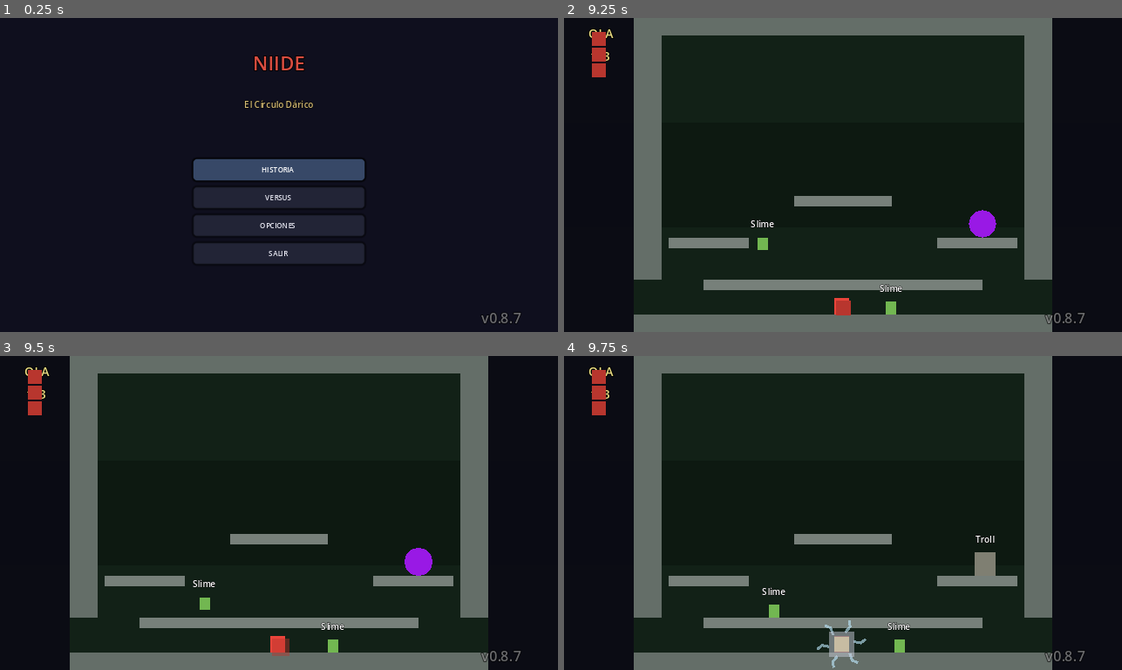
Above: before the commit, frames 1-4 (two rows, left to right).
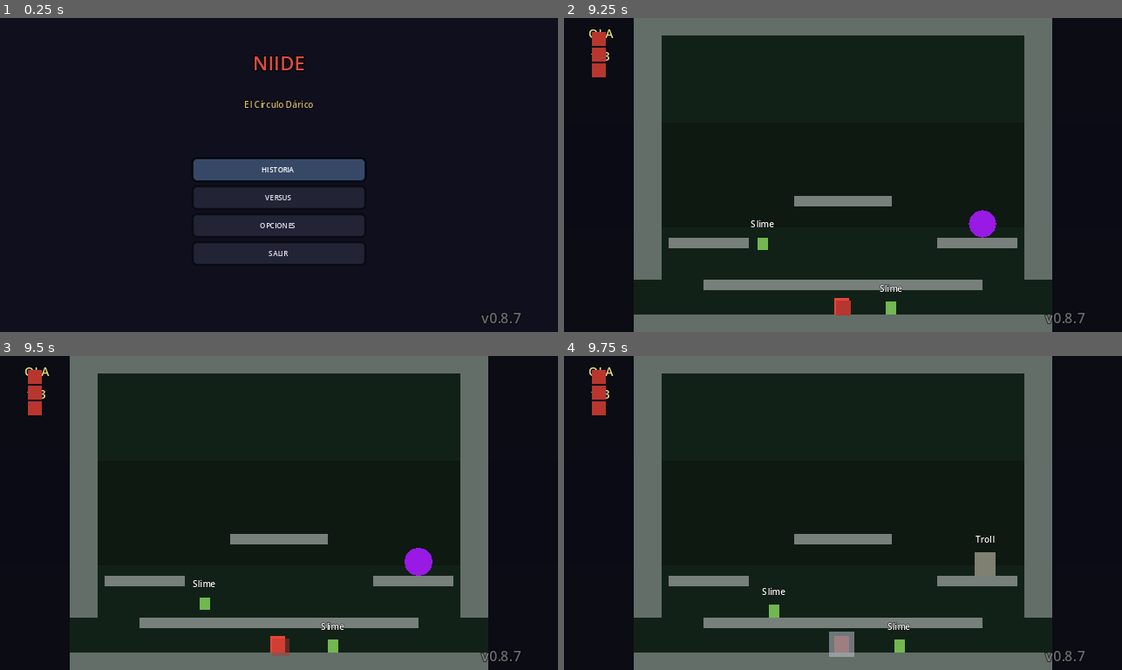
Above: after the commit, the same moments.

Repository: ArtvsMagnvs/MyTowerFall
Game: Godot game, scene res://scenes/ui/MainMenu.tscn
The game is run twice, just before and just after one commit, with the same random seed, the same clock (stepped at 60 frames per second) and the same inputs.
Inputs (mouse positions are in pixels of both pictures, inside the frame that each line leads up to):
- Up to frame 1 (0.25 s): no input
- Up to frame 2 (9.25 s): click "HISTORIA" at 0.5 s; tap Enter at 1.25, 3.5, 3.6, 8.1 s; move the mouse to (965, 159) at 1.27 s; hold D (p1_right) 1.28-2.78 s; tap Shift (p1_dash) at 1.35, 5.85 s; click (965, 159) at 1.42 s; tap Space at 1.52, 2.27, 2.75, 3.77, 4.52, 5, 5.27, 6.77, 7.52, 8.27 s; move the mouse to (731, 190) at 2.02 s; tap Q at 2.1, 6.6 s; move the mouse to (898, 105) at 2.77 s; hold A (p1_left) 2.78-3.53 s; tap E at 2.85, 7.35 s; move the mouse to (815, 237) at 3.52 s; hold D (p1_right) 3.53-5.03 s; click (815, 237) at 3.67 s; move the mouse to (1010, 222) at 4.27 s; tap K at 4.35, 8.85 s; move the mouse to (675, 127) at 5.02 s; hold A (p1_left) 5.03-5.78 s; tap L at 5.1 s; move the mouse to (870, 175) at 5.77 s; hold D (p1_right) 5.78-6.53 s; click (870, 175) at 5.92 s; move the mouse to (759, 96) at 6.52 s; hold A (p1_left) 6.53-8.03 s; move the mouse to (965, 159) at 7.27 s; move the mouse to (731, 190) at 8.02 s; hold D (p1_right) from 8.03 s (still down); click (731, 190) at 8.17 s; move the mouse to (898, 105) at 8.77 s
- Up to frame 3 (9.5 s): keep holding D (p1_right)
- Up to frame 4 (9.75 s): keep holding D (p1_right); move the mouse to (815, 575) at 9.52 s; tap L at 9.6 s

Frames 1-3 are identical in both runs. In frame 4, 0.3% of the frame differs, in the area x 45-55%, y 84-100%.

Commit message:
v0.8.7.4.2: eliminar mini-carga con rayos en respawn (tapaba la onda)
Bug introducido en V0.8.7.4: añadi una 'mini-carga con rayos electricos
decorativos' (6 rayos zigzagueantes rotando + pulso cuadrado amarillo,
0.5s) entre el desvanecimiento de la gema y la onda expansiva. Era ruido
creativo mio, NO estaba en el spec original del juego (el respawn siempre
fue 'onda expansiva + blink' desde V0.2).

Ademas, como el callback del tween lanzaba _play_mini_charge() y acto
seguido player.respawn(target) en paralelo (no en serie), el 'remolino'
de rayos brillantes dominaba 0.5s de pantalla y la onda expansiva de
0.12s quedaba visualmente enterrada debajo. Para el usuario parecia que
la onda se habia reemplazado por el remolino.

Fix: eliminada la funcion _play_mini_charge() y su llamada en
scripts/ui/StoryMatch.gd y scripts/ui/VersusMatch.gd. La gema se
desvanece y el callback encadena directamente con player.respawn(target).
La onda expansiva vuelve a ser el unico momento visual del respawn.

Secuencia final: gema viaja al cuerpo (0.9s) -> cuerpo se eleva (0.3s)
+ gema crece con aura (1s) -> onda expansiva + blink (lo que siempre
debio ser).

Version 0.8.7.4.1 -> 0.8.7.4.2.

Diff:
--- a/project.godot
+++ b/project.godot
@@ -11,7 +11,7 @@
 run/main_scene="res://scenes/ui/MainMenu.tscn"
 config/features=PackedStringArray("4.3", "GL Compatibility")
 config/icon="res://icon.svg"
-config/version="0.8.7.4.1"
+config/version="0.8.7.4.2"
 
 [autoload]
 
--- a/scripts/ui/StoryMatch.gd
+++ b/scripts/ui/StoryMatch.gd
@@ -129,9 +129,10 @@
 	var target: Vector2 = _level.safe_respawn_pos(corpse_pos)
 	var start := _hud.life_anchor(1)
 	# V0.8.7.4: la gema viaja al CUERPO (no al safe pos). Al llegar se ejecuta la nueva
-	# secuencia visual: elevación del cadáver, aura de la gema, mini-carga con rayos
-	# eléctricos, y finalmente el respawn (onda expansiva + blink). El respawn ocurre
-	# en `target` (safe pos) para evitar spawnear dentro de geometría.
+	# secuencia visual: elevación del cadáver, aura de la gema, y finalmente el
+	# respawn (onda expansiva + blink). El respawn ocurre en `target` (safe pos)
+	# para evitar spawnear dentro de geometría.
+	# V0.8.7.4.2: la "mini-carga con rayos eléctricos" eliminada — tapaba la onda.
 	var ball := _make_gem(start, _player.body_color)
 	_level.add_child(ball)
 	var corpse_node: Node2D = _player._last_corpse if is_instance_valid(_player._last_corpse) else null
@@ -141,7 +142,9 @@
 ## V0.8.7.4: secuencia visual de respawn.
 ## 1. Gema viaja al cuerpo (0.9s, misma curva que antes).
 ## 2. Al llegar: cuerpo se eleva + se ilumina (0.3s), gema crece con aura (1s total).
-## 3. Gema desaparece, mini-carga con rayos eléctricos decorativos (0.5s).
+## 3. Gema desaparece y el jugador aparece con la onda expansiva + blink.
+##    (V0.8.7.4 original incluía una "mini-carga con rayos eléctricos" de 0.5s
+##     entre el paso 2 y el 3; eliminada en V0.8.7.4.2 porque tapaba la onda.)
 ## 4. Player respawn (onda expansiva existente + blink de invuln 1.5s existente).
 ## Los rayos son puramente decorativos (sin hitbox) — la onda expansiva sigue siendo
 ## el momento letal. Las animaciones de "cuerpo flotando" y "durante la onda" son
@@ -187,59 +190,15 @@
 	tw_ball.set_parallel(true)
 	tw_ball.tween_property(ball, "scale", Vector2(1.7, 1.7), 1.0).set_trans(Tween.TRANS_SINE)
 	tw_ball.tween_property(ball, "modulate:a", 0.0, 0.4).set_delay(0.6)
-	# Paso 3: mini-carga con rayos eléctricos decorativos (0.5s).
-	# Los rayos son un anillo de líneas zigzagueantes que rota. Sin hitbox.
-	# TODO pixel art: la "mini-carga" debería ser sprite único de "carga sobre cuerpo".
+	# Paso 3 (V0.8.7.4.2): sin mini-carga intermedia — la gema se desvanece y el
+	# jugador aparece directamente con la onda expansiva + blink de su respawn()
+	# estándar. El "remolino de rayos" de V0.8.7.4 era ruido creativo que tapaba la
+	# propia onda; eliminado en StoryMatch y VersusMatch.
 	tw_ball.chain().tween_callback(func() -> void:
 		ball.queue_free()
 		if is_instance_valid(aura): aura.queue_free()
-		_play_mini_charge(target)
-		# V0.8.7.4 fix: respawn() estándar — _play_floating_vfx() ya está incluido.
 		if is_instance_valid(player):
 			player.respawn(target))
-
-## V0.8.7.4: mini-carga con rayos eléctricos decorativos (0.5s) en `target`.
-## Dos elementos visuales: anillo de rayos zigzagueantes que rota + pulso circular.
-func _play_mini_charge(target: Vector2) -> void:
-	# Rayos: 6 líneas zigzagueantes alrededor del punto, rotando en círculo.
-	var rays_container := Node2D.new()
-	rays_container.global_position = target
-	rays_container.modulate = Color(1, 1, 1, 0.0)   # fade in
-	_level.add_child(rays_container)
-	var n_rays := 6
-	for i in n_rays:
-		var ray := Line2D.new()
-		var ang := TAU * i / n_rays
-		# Zigzag: tres puntos, el del medio sobresale hacia afuera.
-		var inner := Vector2.RIGHT.rotated(ang) * 7.0
-		var outer := Vector2.RIGHT.rotated(ang) * 14.0
-		var zigzag := Vector2.RIGHT.rotated(ang + 0.15) * 11.0
-		ray.add_point(inner)
-		ray.add_point(zigzag)
-		ray.add_point(outer)
-		ray.width = 1.5
-		ray.default_color = Color(0.75, 0.92, 1.0, 0.9)
-		rays_container.add_child(ray)
-	var tw_rays := rays_container.create_tween()
-	tw_rays.set_parallel(true)
-	tw_rays.tween_property(rays_container, "modulate:a", 1.0, 0.1)
-	tw_rays.tween_property(rays_container, "rotation", TAU, 0.5).set_trans(Tween.TRANS_LINEAR)
-	tw_rays.tween_property(rays_container, "scale", Vector2(1.4, 1.4), 0.5).set_trans(Tween.TRANS_SINE)
-	tw_rays.chain().tween_property(rays_container, "modulate:a", 0.0, 0.15)
-	tw_rays.tween_callback(rays_container.queue_free)
-	# Pulso circular central (sin hitbox, decorativo).
-	var pulse := Polygon2D.new()
-	var pr := 4.0
-	pulse.polygon = PackedVector2Array([
-		Vector2(-pr, -pr), Vector2(pr, -pr), Vector2(pr, pr), Vector2(-pr, pr)])
-	pulse.color = Color(1.0, 1.0, 0.6, 0.7)
-	pulse.global_position = target
-	_level.add_child(pulse)
-	var tw_pulse := pulse.create_tween()
-	tw_pulse.set_parallel(true)
-	tw_pulse.tween_property(pulse, "scale", Vector2(2.5, 2.5), 0.5).set_trans(Tween.TRANS_SINE)
-	tw_pulse.tween_property(pulse, "modulate:a", 0.0, 0.5)
-	tw_pulse.chain().tween_callback(pulse.queue_free)
 
 ## V0.8.7.4: crea una "gema" como ColorRect cuadrado con el color del cuerpo del jugador.
 ## Reutilizable por StoryMatch y VersusMatch.
--- a/scripts/ui/VersusMatch.gd
+++ b/scripts/ui/VersusMatch.gd
@@ -75,8 +75,9 @@
 	var target: Vector2 = _level.safe_respawn_pos(corpse_pos)
 	var start := _hud.life_anchor(pid)
 	# V0.8.7.4: la gema viaja al CUERPO. Al llegar se ejecuta la nueva secuencia
-	# visual (elevación del cadáver, aura de la gema, mini-carga con rayos eléctricos)
-	# y finalmente el respawn (onda expansiva + blink) en `target`.
+	# visual (elevación del cadáver, aura de la gema) y finalmente el respawn
+	# (onda expansiva + blink) en `target`.
+	# V0.8.7.4.2: la "mini-carga con rayos eléctricos" eliminada — tapaba la onda.
 	var ball := _make_gem(start, p.body_color)
 	_level.add_child(ball)
 	var corpse_node: Node2D = p._last_corpse if is_instance_valid(p._last_corpse) else null
@@ -86,8 +87,9 @@
 ## V0.8.7.4: secuencia visual de respawn (idéntica a StoryMatch).
 ## 1. Gema viaja al cuerpo (0.9s, misma curva que antes).
 ## 2. Al llegar: cuerpo se eleva + se ilumina (0.3s), gema crece con aura (1s total).
-## 3. Gema desaparece, mini-carga con rayos eléctricos decorativos (0.5s).
-## 4. Player respawn (onda expansiva existente + blink de invuln 1.5s existente).
+## 3. Gema desaparece y el jugador aparece con la onda expansiva + blink.
+##    (V0.8.7.4 original tenía una "mini-carga con rayos eléctricos" de 0.5s
+##     entre el paso 2 y el 3; eliminada en V0.8.7.4.2 porque tapaba la onda.)
 func _play_respawn_sequence(ball: ColorRect, corpse_pos: Vector2, target: Vector2,
 		corpse_node: Node2D, player: PlayerBase) -> void:
 	var start := ball.global_position
@@ -128,50 +130,12 @@
 	tw_ball.set_parallel(true)
 	tw_ball.tween_property(ball, "scale", Vector2(1.7, 1.7), 1.0).set_trans(Tween.TRANS_SINE)
 	tw_ball.tween_property(ball, "modulate:a", 0.0, 0.4).set_delay(0.6)
+	# V0.8.7.4.2: sin mini-carga intermedia — el "remolino de rayos" V0.8.7.4 era
+	# ruido creativo que tapaba la propia onda expansiva. Eliminado.
 	tw_ball.chain().tween_callback(func() -> void:
 		ball.queue_free()
 		if is_instance_valid(aura): aura.queue_free()
-		_play_mini_charge(target)
 		player.respawn(target))
-
-## V0.8.7.4: mini-carga con rayos eléctricos decorativos (0.5s) en `target`.
-func _play_mini_charge(target: Vector2) -> void:
-	var rays_container := Node2D.new()
-	rays_container.global_position = target
-	rays_container.modulate = Color(1, 1, 1, 0.0)
-	_level.add_child(rays_container)
-	var n_rays := 6
-	for i in n_rays:
-		var ray := Line2D.new()
-		var ang := TAU * i / n_rays
-		var inner := Vector2.RIGHT.rotated(ang) * 7.0
-		var outer := Vector2.RIGHT.rotated(ang) * 14.0
-		var zigzag := Vector2.RIGHT.rotated(ang + 0.15) * 11.0
-		ray.add_point(inner)
-		ray.add_point(zigzag)
-		ray.add_point(outer)
-		ray.width = 1.5
-		ray.default_color = Color(0.75, 0.92, 1.0, 0.9)
-		rays_container.add_child(ray)
-	var tw_rays := rays_container.create_tween()
-	tw_rays.set_parallel(true)
-	tw_rays.tween_property(rays_container, "modulate:a", 1.0, 0.1)
-	tw_rays.tween_property(rays_container, "rotation", TAU, 0.5).set_trans(Tween.TRANS_LINEAR)
-	tw_rays.tween_property(rays_container, "scale", Vector2(1.4, 1.4), 0.5).set_trans(Tween.TRANS_SINE)
-	tw_rays.chain().tween_property(rays_container, "modulate:a", 0.0, 0.15)
-	tw_rays.tween_callback(rays_container.queue_free)
-	var pulse := Polygon2D.new()
-	var pr := 4.0
-	pulse.polygon = PackedVector2Array([
-		Vector2(-pr, -pr), Vector2(pr, -pr), Vector2(pr, pr), Vector2(-pr, pr)])
-	pulse.color = Color(1.0, 1.0, 0.6, 0.7)
-	pulse.global_position = target
-	_level.add_child(pulse)
-	var tw_pulse := pulse.create_tween()
-	tw_pulse.set_parallel(true)
-	tw_pulse.tween_property(pulse, "scale", Vector2(2.5, 2.5), 0.5).set_trans(Tween.TRANS_SINE)
-	tw_pulse.tween_property(pulse, "modulate:a", 0.0, 0.5)
-	tw_pulse.chain().tween_callback(pulse.queue_free)
 
 ## V0.8.7.4: crea una "gema" como ColorRect cuadrado con el color del cuerpo del jugador.
 func _make_gem(start_pos: Vector2, color: Color) -> ColorRect:
Not shown, changed: CLAUDE.md
Not shown, changed: docs/BUGS.md
Not shown, changed: docs/CHANGELOG.md
